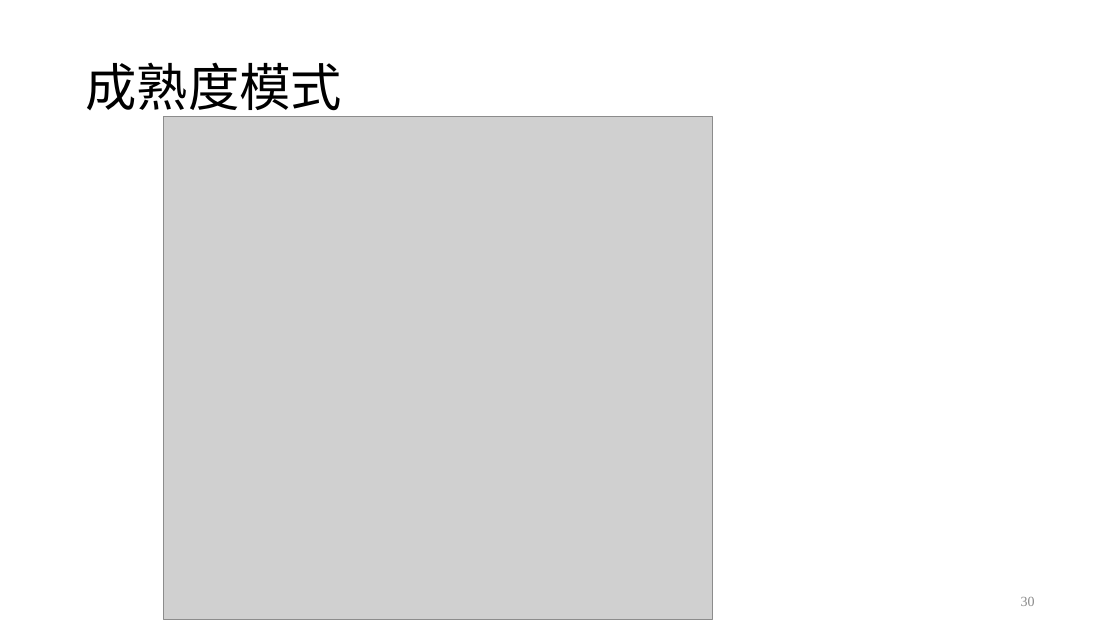
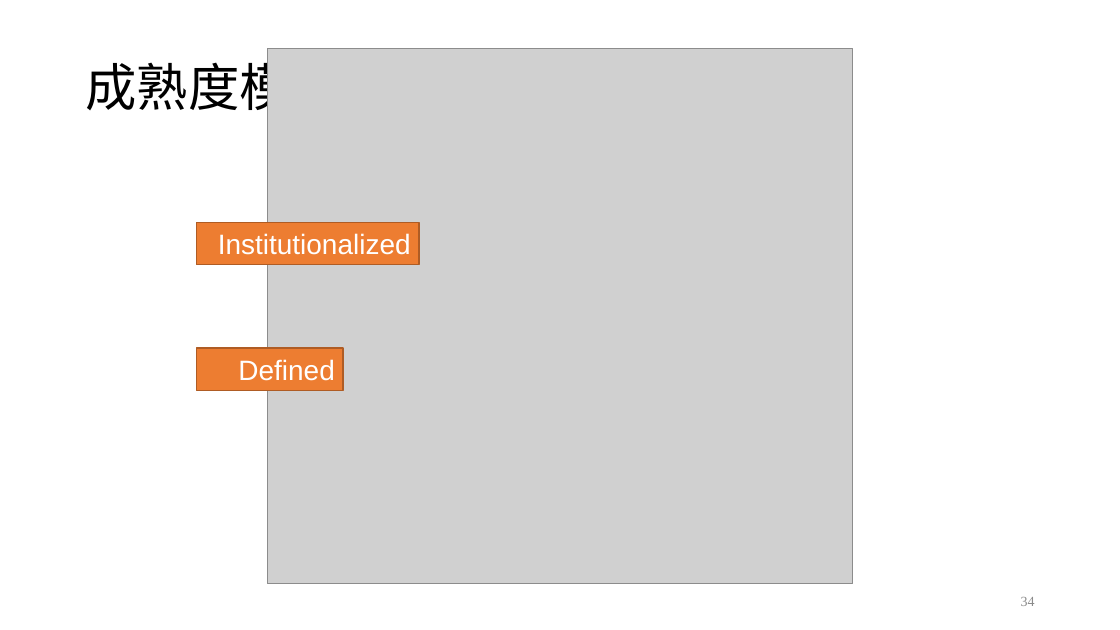
Before and after one commit to ywdeng/uscojywdeng, a slide deck: slide 34 of src/assets/1091/ProjectManagement/CH01/01.pptx (slide 30 before the commit). Drawn at 1120x630 pixels with LibreOffice and Linux fonts; fonts in the diff are those of the drawing; grey boxes stand for pictures. Boxes give left, top, right and bottom in pixels: in the first picture for what was removed or moved away, otherwise in the second. Text is boxed around its words. In the diff, an @@ line names an element or a change of style, - is before the commit and + after.

```diff
--- a/src/assets/1091/ProjectManagement/CH01/01.pptx
+++ b/src/assets/1091/ProjectManagement/CH01/01.pptx
@@ picture: place and size @@
-picture at [163,117,712,619]
+picture at [267,48,853,584]
@@ rectangle added at [197,223,419,265], fill #ED7D31, outline #AF5C24 1 pt, 24 pt, text #FFFFFF @@
+Institutionalized
@@ rectangle added at [197,348,344,390], fill #ED7D31, outline #AF5C24 1 pt, 24 pt, text #FFFFFF @@
+Defined
@@ page number at [1021,597,1035,606]: text changed @@
-30
+34
```
Also in this commit, not shown: 12 other slides changed, 9 slides added, 6 other files.
